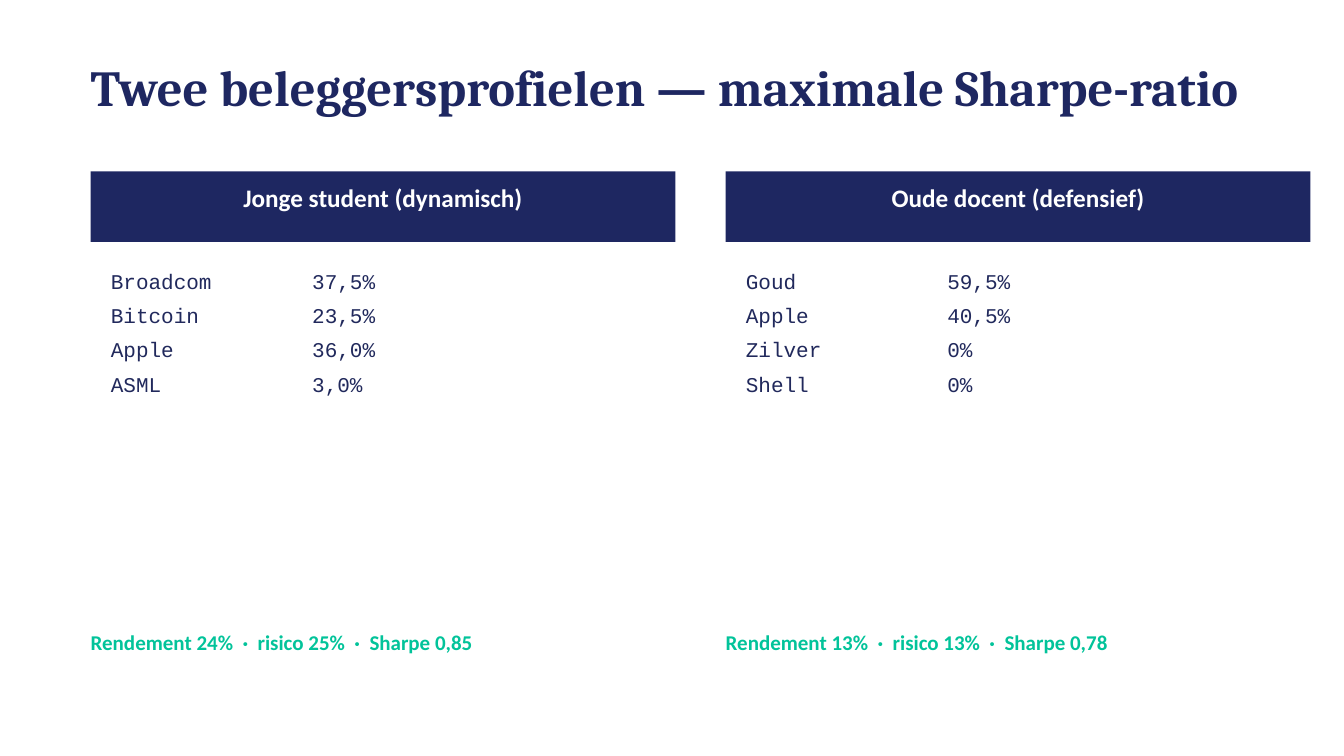
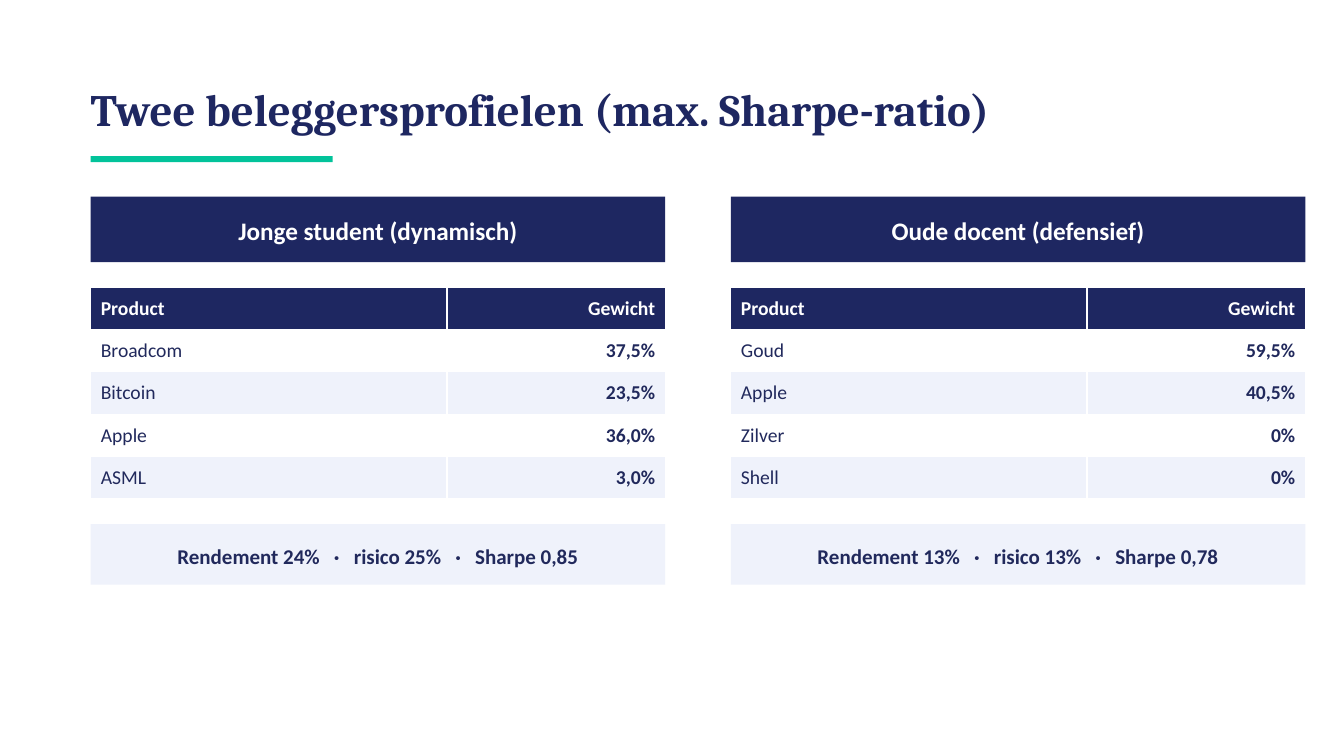
Before and after one commit to michaelraykuster-spec/Werkplaats-2-opdracht-Groep-3, a slide deck: slide 8 of Werkplaats2_Groep3_Eindpresentatie.pptx. Drawn at 1344x756 pixels with LibreOffice and Linux fonts; fonts in the diff are those of the drawing. Boxes give left, top, right and bottom in pixels: in the first picture for what was removed or moved away, otherwise in the second. Text is boxed around its words. In the diff, an @@ line names an element or a change of style, - is before the commit and + after.

```diff
--- a/Werkplaats2_Groep3_Eindpresentatie.pptx
+++ b/Werkplaats2_Groep3_Eindpresentatie.pptx
@@ text at [91, 93, 989, 136]: text changed; size 36 to 32 pt @@
-Twee beleggersprofielen — maximale Sharpe-ratio
+Twee beleggersprofielen (max. Sharpe-ratio)
@@ rectangle added at [91, 156, 333, 162], fill #02C39A @@
@@ vertical alignment top to middle in 3 elements at [91, 93, 989, 136], [892, 221, 1144, 244], [238, 221, 518, 245] @@
@@ text "Jonge student (dynamisch)": place and size @@
-text "Jonge student (dynamisch)" at [243, 188, 523, 212]
+text "Jonge student (dynamisch)" at [238, 221, 518, 245]
@@ rectangle: place and size @@
-rectangle at [91, 171, 676, 242]
+rectangle at [91, 197, 665, 262]
@@ text "Oude docent (defensief)": place and size @@
-text "Oude docent (defensief)" at [892, 188, 1144, 211]
+text "Oude docent (defensief)" at [892, 221, 1144, 244]
@@ rectangle: place and size @@
-rectangle at [726, 171, 1311, 242]
+rectangle at [731, 197, 1306, 262]
@@ table added at [91, 287, 665, 499], 5 rows, 2 columns @@
+Product | Gewicht
+Broadcom | 37,5%
+Bitcoin | 23,5%
+Apple | 36,0%
+ASML | 3,0%
@@ text removed at [111, 274, 375, 396] @@
-Broadcom 37,5%
-Bitcoin 23,5%
-Apple 36,0%
-ASML 3,0%
@@ table added at [731, 287, 1306, 499], 5 rows, 2 columns @@
+Product | Gewicht
+Goud | 59,5%
+Apple | 40,5%
+Zilver | 0%
+Shell | 0%
@@ text removed at [746, 274, 1010, 393] @@
-Goud 59,5%
-Apple 40,5%
-Zilver 0%
-Shell 0%
@@ text "Rendement 24% · risico 25% ..." at [177, 549, 578, 568]: text colour #02C39A to #21295C; alignment left to centre; line spacing 1.2 to 1.1; vertical alignment top to middle @@
@@ text "Rendement 24% · risico 25% ...": place and size @@
-text "Rendement 24% · risico 25% ..." at [91, 635, 472, 654]
+text "Rendement 24% · risico 25% ..." at [177, 549, 578, 568]
@@ rectangle added at [91, 524, 665, 585], fill #EFF2FB @@
@@ text "Rendement 13% · risico 13% ...": place and size @@
-text "Rendement 13% · risico 13% ..." at [726, 635, 1107, 654]
+text "Rendement 13% · risico 13% ..." at [817, 549, 1218, 568]
@@ text "Rendement 13% · risico 13% ..." at [817, 549, 1218, 568]: text colour #02C39A to #21295C; alignment left to centre; line spacing 1.2 to 1.1; vertical alignment top to middle @@
@@ rectangle added at [731, 524, 1306, 585], fill #EFF2FB @@
```
Also in this commit, not shown: 8 other slides changed.
